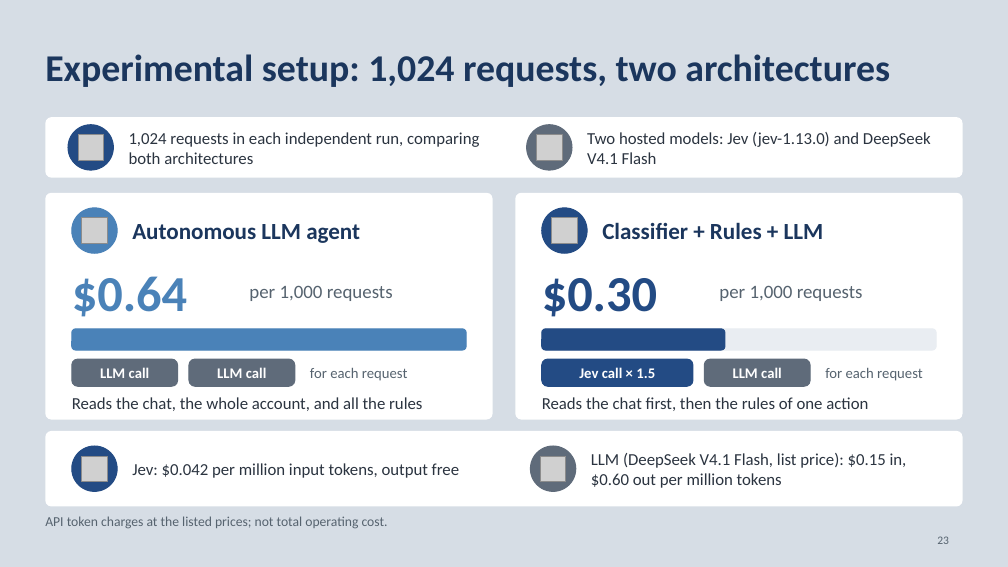
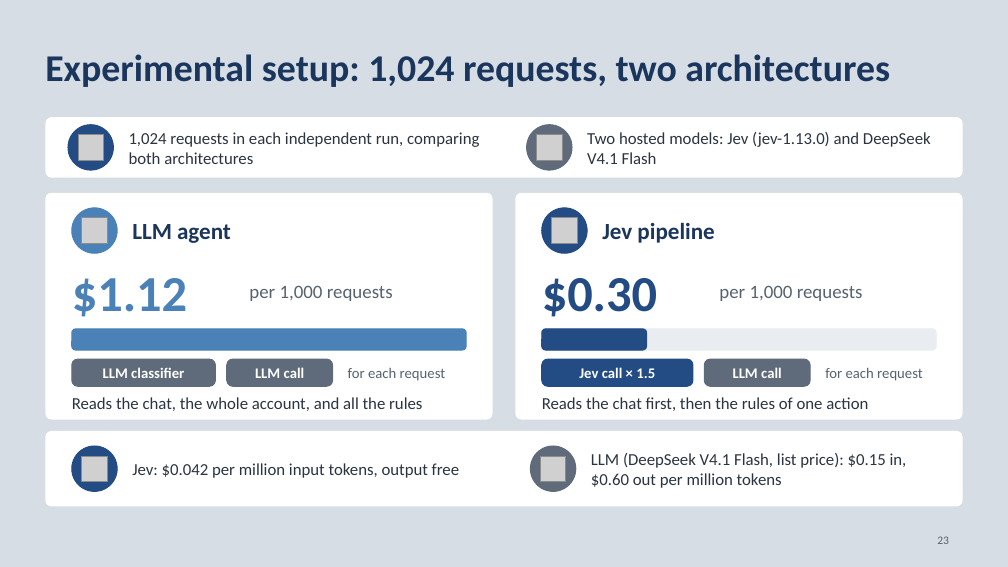
Before and after one commit to neilonthesky/english-presentation, a slide deck: slide 23 of slides/deck.pptx. Drawn at 1008x567 pixels with LibreOffice and Linux fonts; fonts in the diff are those of the drawing; grey boxes stand for pictures. Boxes give left, top, right and bottom in pixels: in the first picture for what was removed or moved away, otherwise in the second. Text is boxed around its words. In the diff, an @@ line names an element or a change of style, - is before the commit and + after.

```diff
--- a/slides/deck.pptx
+++ b/slides/deck.pptx
@@ text at (132,224,231,243): text changed @@
-Autonomous LLM agent
+LLM agent
@@ text at (602,222,714,243): text changed @@
-Classifier + Rules + LLM
+Jev pipeline
@@ text at (72,278,187,317): text changed @@
-$0.64
+$1.12
@@ rounded rectangle: place and size @@
-rounded rectangle at (542,329,725,350)
+rounded rectangle at (542,329,647,350)
@@ rounded rectangle "LLM classifier": place and size @@
-rounded rectangle "LLM classifier" at (72,359,178,386)
+rounded rectangle "LLM classifier" at (72,359,216,386)
@@ rounded rectangle "LLM call": place and size @@
-rounded rectangle "LLM call" at (189,359,295,386)
+rounded rectangle "LLM call" at (227,359,333,386)
@@ text "for each request": place and size @@
-text "for each request" at (310,368,408,381)
+text "for each request" at (348,368,446,381)
@@ text in rounded rectangle at (103,367,184,378): text changed @@
-LLM call
+LLM classifier
@@ text removed at (45,516,388,528) @@
-API token charges at the listed prices; not total operating cost.
```
Also in this commit, not shown: 5 other slides changed, 3 other files.
